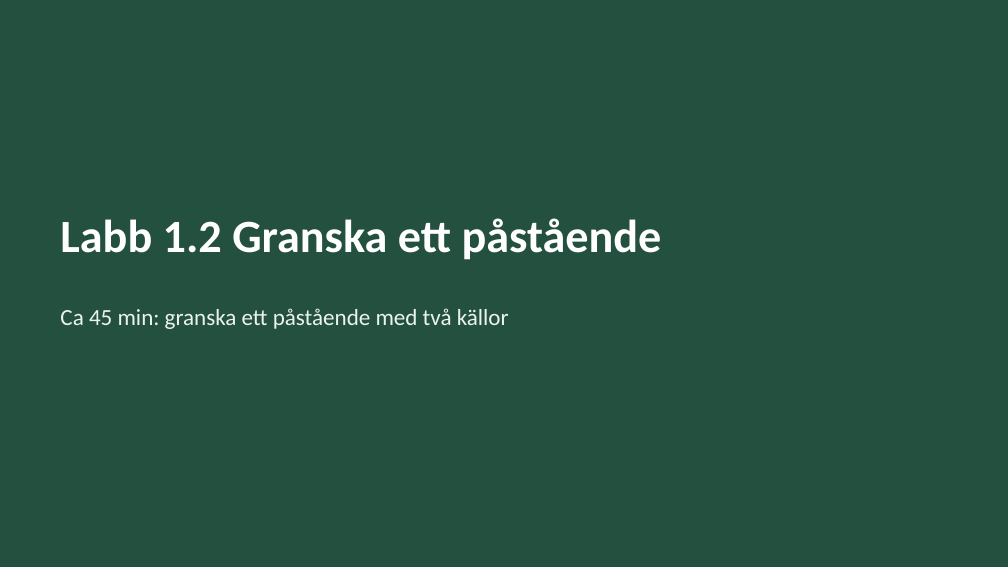
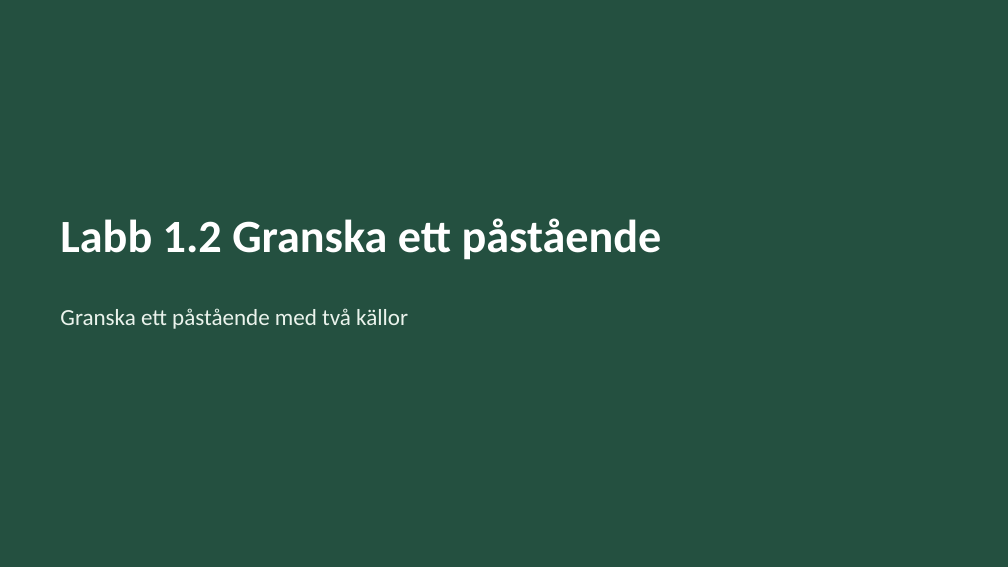
Before and after one commit to sweviktor95/pluggis, a slide deck: slide 20 of planering/biologi-omrade1/biologi-1-2-modeller-kallor-argument.pptx. Drawn at 1008x567 pixels with LibreOffice and Linux fonts; fonts in the diff are those of the drawing. Boxes give left, top, right and bottom in pixels: in the first picture for what was removed or moved away, otherwise in the second. Text is boxed around its words. In the diff, an @@ line names an element or a change of style, - is before the commit and + after.

```diff
--- a/planering/biologi-omrade1/biologi-1-2-modeller-kallor-argument.pptx
+++ b/planering/biologi-omrade1/biologi-1-2-modeller-kallor-argument.pptx
@@ text at <box>60,308,408,329</box>: text changed @@
-Ca 45 min: granska ett påstående med två källor
+Granska ett påstående med två källor
```
Also in this commit, not shown: 29 other files.
